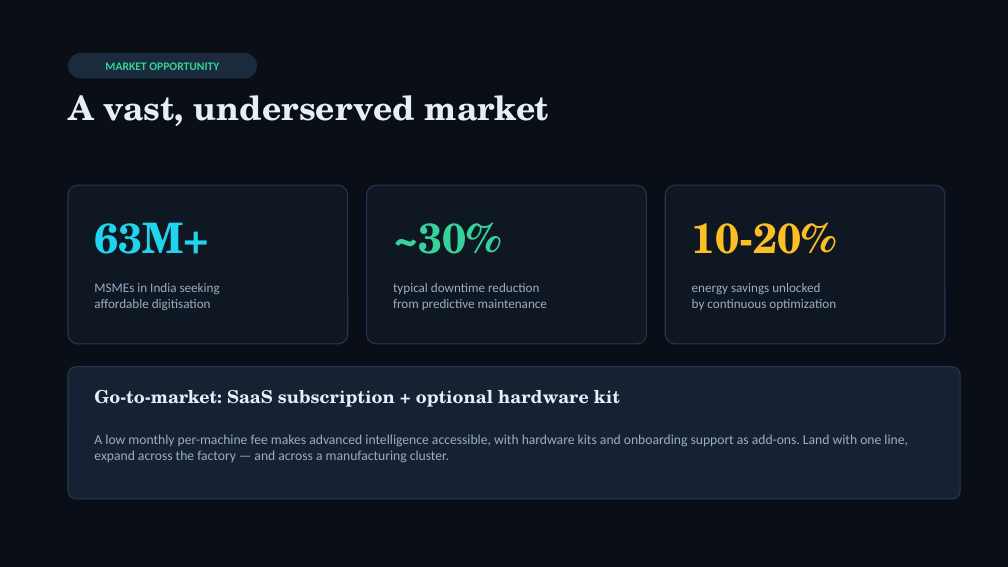
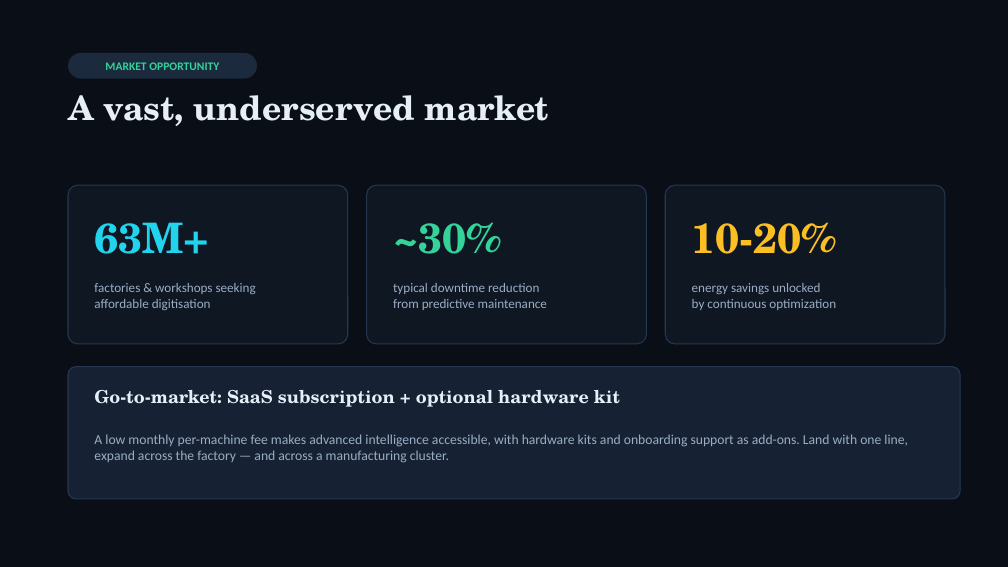
Before and after one commit to saatwik-1157/machinesense-ai, a slide deck: slide 8 of docs/MachineSenseAI_Pitch_Deck.pptx. Drawn at 1008x567 pixels with LibreOffice and Linux fonts; fonts in the diff are those of the drawing. Boxes give left, top, right and bottom in pixels: in the first picture for what was removed or moved away, otherwise in the second. Text is boxed around its words. In the diff, an @@ line names an element or a change of style, - is before the commit and + after.

```diff
--- a/docs/MachineSenseAI_Pitch_Deck.pptx
+++ b/docs/MachineSenseAI_Pitch_Deck.pptx
@@ text at (94, 283, 256, 310): text changed @@
-MSMEs in India seeking
-affordable digitisation
+factories & workshops seeking
+affordable digitisation
```
Also in this commit, not shown: 5 other slides changed, 16 other files.
